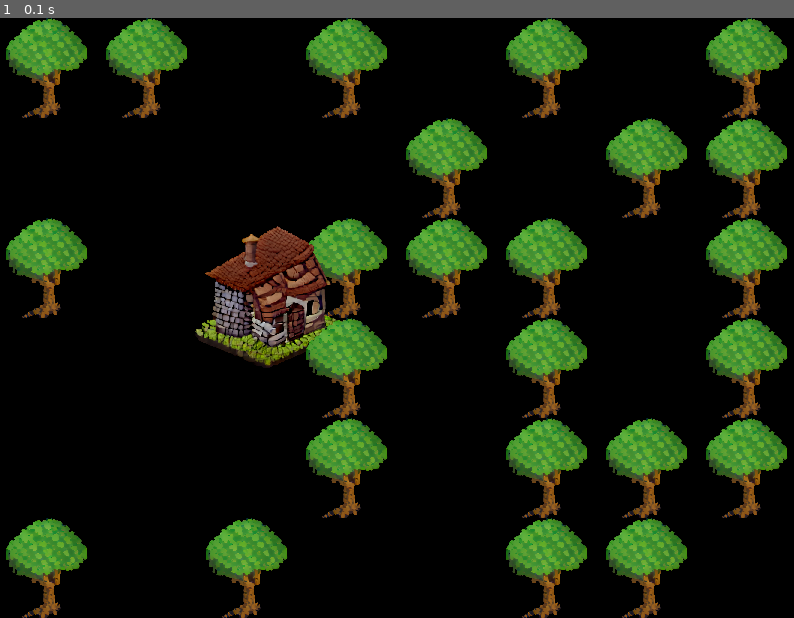
Above: before the commit, frame 1.
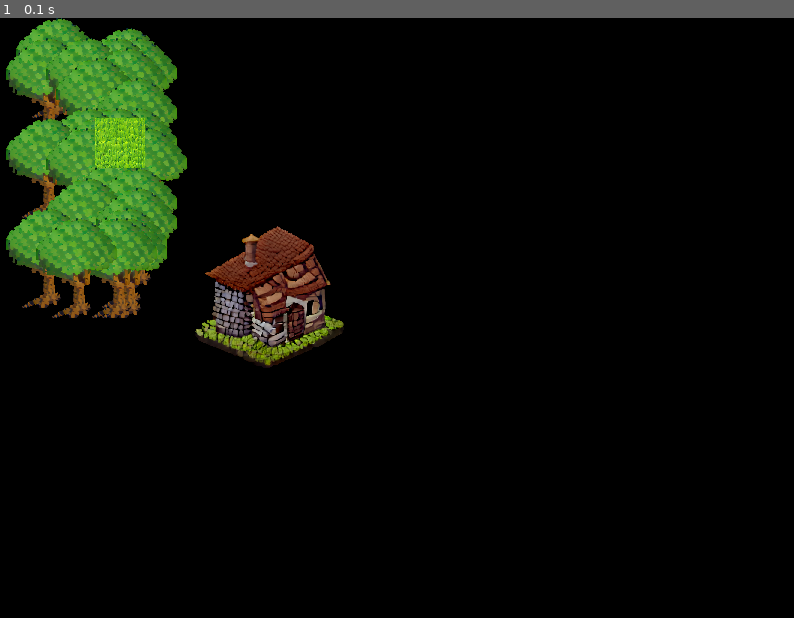
Above: after the commit, the same moment.

Repository: GendalfBlack/GB-PythonRTSGame
Game: pygame game, started from PyGameRTS/main.py
The game is run twice, just before and just after one commit, with the same random seed, the same clock (stepped at 60 frames per second) and the same inputs.
Inputs:
- Up to frame 1 (0.1 s): no input

The runs differ from the first frame. In frame 1, 27% of the frame differs, in the area x 0-100%, y 0-100%.

Commit message:
Simple UI class for displaying sprites-icons. Now sprites reacts on what layer they on using subclass checks. UI is 0 by default, for other 1.

Diff:
--- a/PyGameRTS/main.py
+++ b/PyGameRTS/main.py
@@ -2,13 +2,16 @@
 from gameObject import GameObject
 from gameClass import Game
 from spriteComponent import SpriteLoader
+from uiIcon import UIIcon
 
 SpriteLoader()
 
 w = Game((800, 600))
 
 for i in range(30):
-    GameObject((rnd.randint(0,7)*100,rnd.randint(0,5)*100), name="tree", sprite="tree", size=(100,100))
+    GameObject((rnd.randint(0,10)*10,rnd.randint(0,20)*10), name="tree", sprite="tree", size=(100,100))
 GameObject((200,200), name="house", sprite="house", size=(150,150))
 
+UIIcon((100,100), sprite="grass", size=(50,50))
+
 w.run()
--- a/PyGameRTS/spriteComponent.py
+++ b/PyGameRTS/spriteComponent.py
@@ -1,4 +1,8 @@
 import pygame
+
+
+class UI:
+    pass
 
 
 class SpriteLoader:
@@ -20,6 +24,8 @@
     def __init__(self, name, parent = None):
         if parent: self.parent = parent
         else: self.parent = None
+        if issubclass(type(parent), UI): self.layer = 0
+        else: self.layer = 1
 
         self.sprite = SpriteLoader.sprites[name]
         SpriteComponent.sprites.append(self)
@@ -29,7 +35,8 @@
         self.sprite = pygame.transform.scale(self.sprite, size)
 
     def __lt__(self, other):
-        return self.parent.pos[1] < other.parent.pos[1]
+        if self.layer < other.layer: return False
+        else: return self.parent.pos[1] < other.parent.pos[1]
 
 
 class Render:
--- /dev/null
+++ b/PyGameRTS/uiIcon.py
@@ -0,0 +1,14 @@
+from spriteComponent import SpriteLoader, SpriteComponent, UI
+
+
+class UIIcon(UI):
+    def __init__(self, pos = None, **args):
+        self.ui = True
+        if pos: self.pos = pos
+        else: self.pos = (0,0)
+        if "sprite" in args.keys(): self.sprite = SpriteComponent(args["sprite"], self)
+        else: self.sprite = None
+        if "size" in args.keys():
+            self.size = args["size"]
+            self.sprite.resize(self.size)
+        else: self.size = (0,0)
